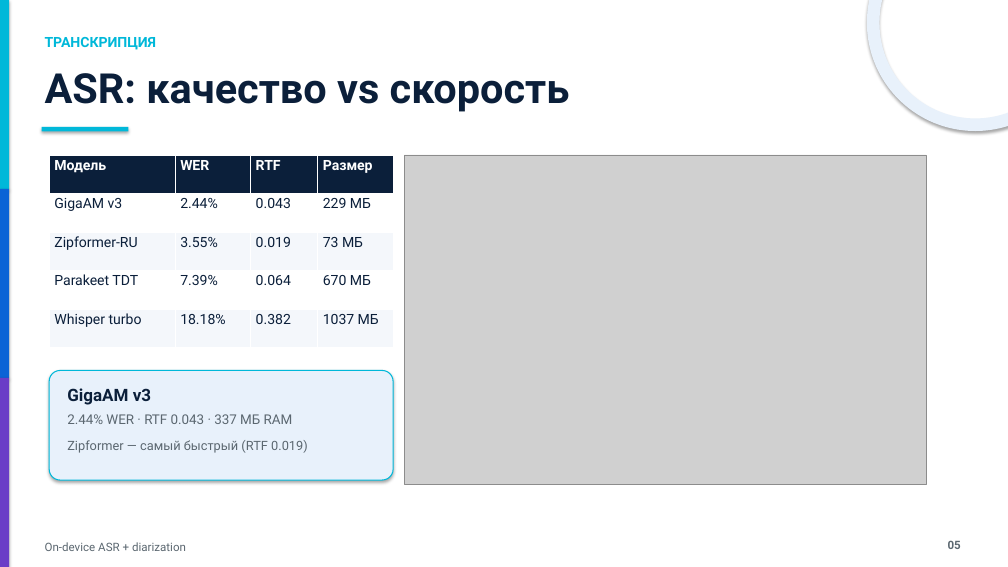
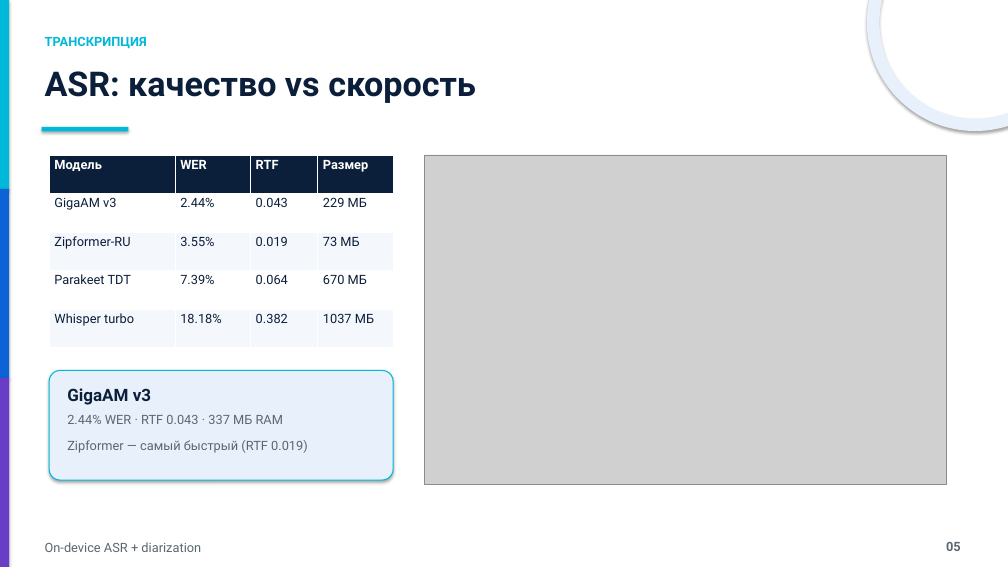
Before and after one commit to VershininSemyon/nuclear_hack_team_corgi, a slide deck: slide 5 of artifacts/hackathon_defense.pptx. Drawn at 1008x567 pixels with LibreOffice and Linux fonts; fonts in the diff are those of the drawing; grey boxes stand for pictures. Boxes give left, top, right and bottom in pixels: in the first picture for what was removed or moved away, otherwise in the second. Text is boxed around its words. In the diff, an @@ line names an element or a change of style, - is before the commit and + after.

Commit message:
Unify deck typography and explain the threshold sweep in the report
- deck: exactly three font sizes (28 / 14 / 10.5) across all 12 slides\n- fix the wrapped title on the pipeline slide so the subtitle no longer overlaps\n- center both Pareto charts in their half of the slide, drop the word sweep from the pipeline slide\n- report: rewrite method B step by step with a distance ladder and a worked five-threshold example; add a comparison table

```diff
--- a/artifacts/hackathon_defense.pptx
+++ b/artifacts/hackathon_defense.pptx
@@ text "ТРАНСКРИПЦИЯ" at box(45, 36, 147, 49): size 13.3 to 12.2 pt @@
@@ text "ASR: качество vs скорость" at box(45, 71, 476, 103): size 39.4 to 32.5 pt @@
@@ table at box(49, 155, 393, 348) @@
@@ size 13.3 to 12.2 pt @@
@@ picture: place and size @@
-picture at box(405, 155, 926, 485)
+picture at box(424, 155, 946, 485)
@@ text "2.44% WER · RTF 0.043 ..." at box(67, 415, 283, 424): size 12.8 to 12.2 pt @@
@@ text "On-device ASR + diarization" at box(45, 542, 201, 552): size 11 to 12.2 pt @@
@@ text "05" at box(946, 542, 961, 551): size 11 to 12.2 pt @@
```
Also in this commit, not shown: 11 other slides changed, 3 other files.
